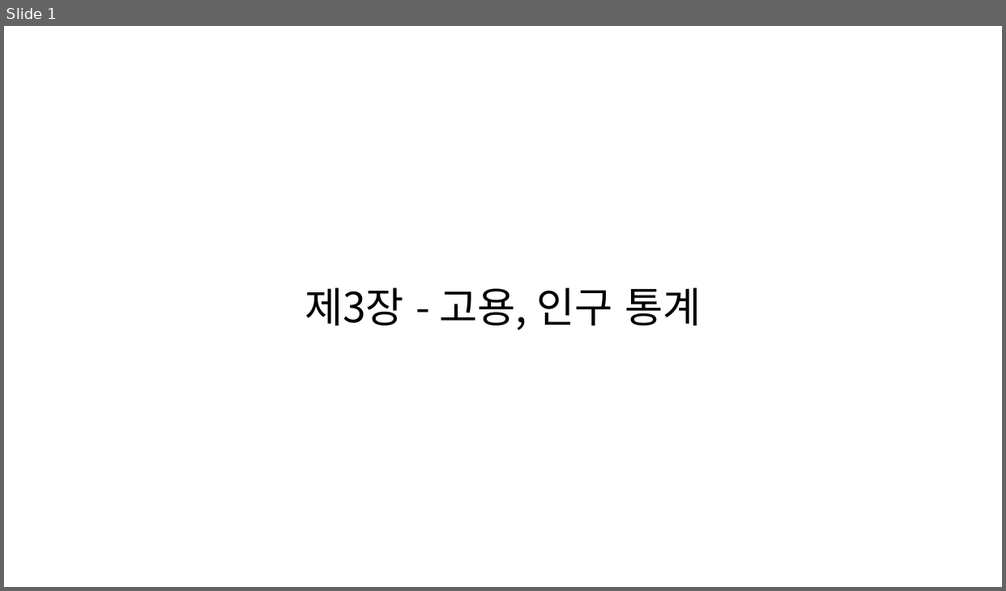
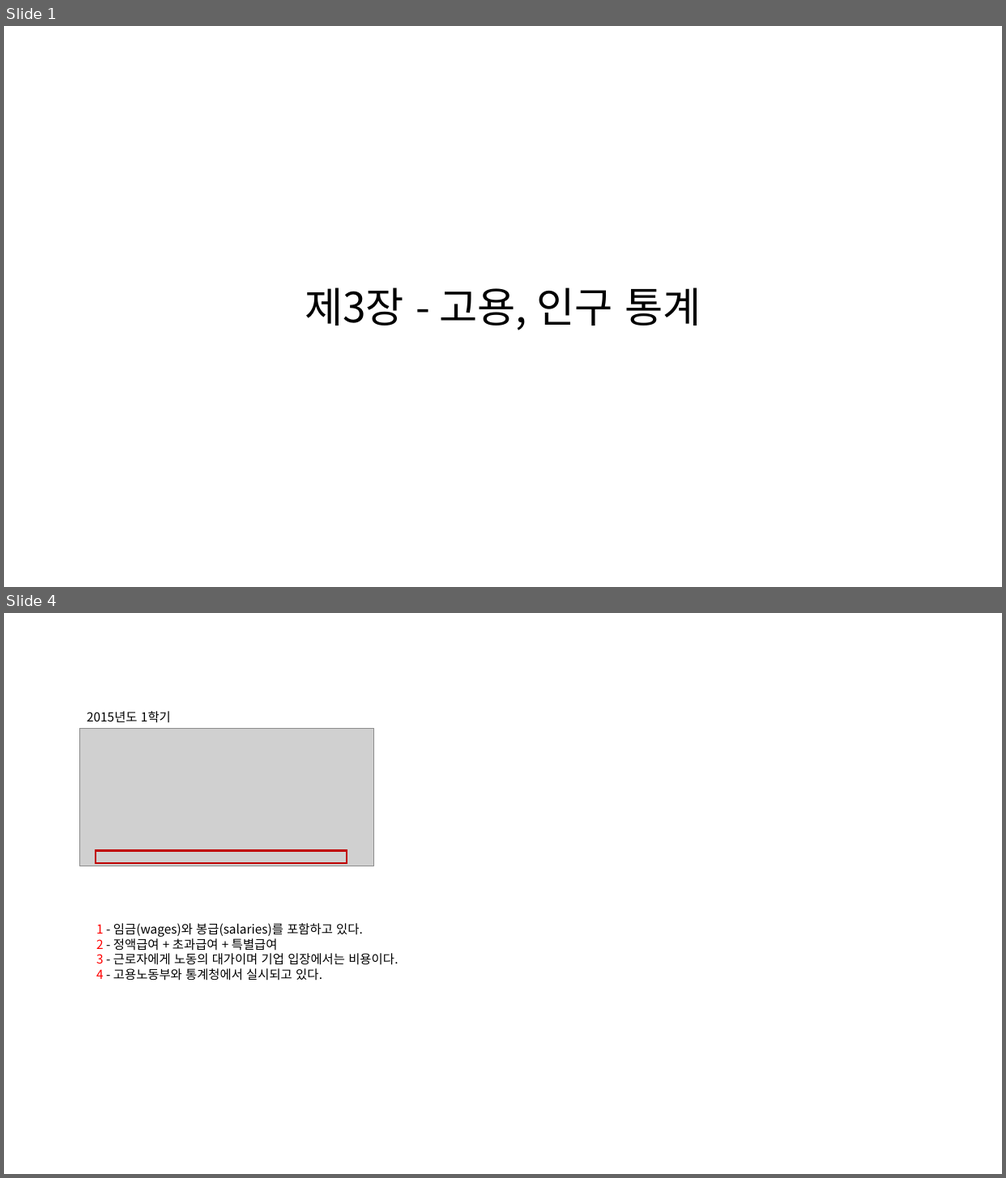
Before and after one commit to KNOU-STUDY/KNOU-UNDERSTANDING-NATIONAL-STATISTICS, a slide deck: previous_question/3장-고용,임금 통계.pptx. Shown one above the other, each under a label of ours: slide 1 before the commit, slides 1 and 4 after it; the slides between them are not shown. The pictures are 1006x591 and 1006x1178 pixels, drawn with LibreOffice and Linux fonts; fonts in the diff are those of the drawing; grey boxes stand for pictures. Boxes give left, top, right and bottom in pixels: in the first picture for what was removed or moved away, otherwise in the second. Text is boxed around its words. In the diff, an @@ line names an element or a change of style, - is before the commit and + after.

```diff
--- a/previous_question/3장-고용,임금 통계.pptx
+++ b/previous_question/3장-고용,임금 통계.pptx
@@ slide 4 added at (4,613,1002,1174), background #FFFFFF @@
@@ picture added at (79,728,374,866) @@
@@ text added at (87,711,171,723), 12 pt, text #000000 @@
+2015년도 1학기
@@ rectangle added at (96,850,346,863), outline #C00000 2 pt @@
@@ text added at (96,923,398,981), 12 pt, text #000000 @@
+1 - 임금(wages)와 봉급(salaries)를 포함하고 있다.
+2 - 정액급여 + 초과급여 + 특별급여
+3 - 근로자에게 노동의 대가이며 기업 입장에서는 비용이다.
+4 - 고용노동부와 통계청에서 실시되고 있다.
```
Also in this commit, not shown: 2 slides changed, 9 other slides added, 16 slides removed.
